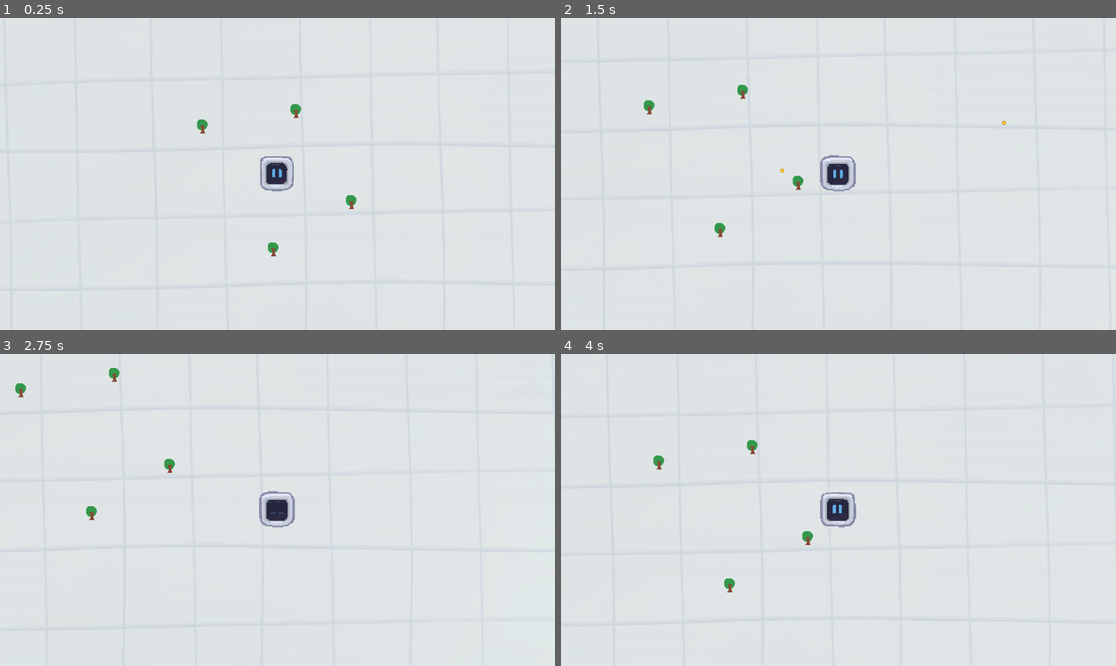
Above: before the commit, frames 1-4 (two rows, left to right).
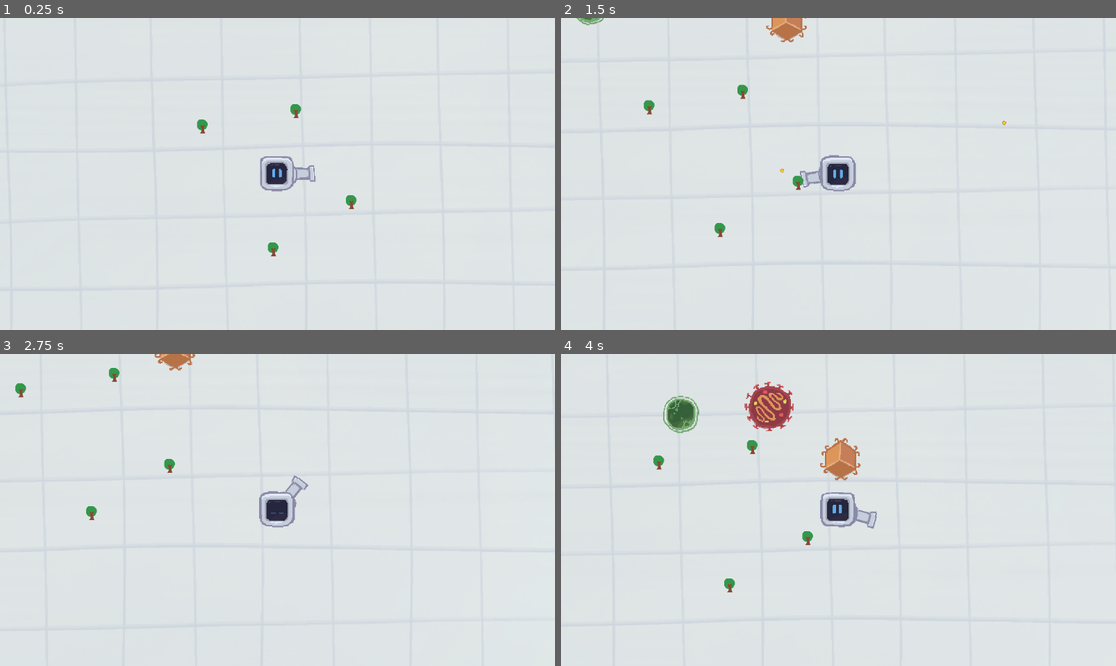
Above: after the commit, the same moments.

Repository: kaminaryu/um-gamejam
Game: Godot game, scene res://src/scenes/main.tscn
Same seed, same stepped clock (60 frames per second), same inputs: the game is played once before the commit and once after it.
Inputs (mouse positions are in pixels of both pictures, inside the frame that each line leads up to):
- Up to frame 1 (0.25 s): no input
- Up to frame 2 (1.5 s): tap Enter at 0.5 s; move the mouse to (960, 158) at 0.52 s; hold D (move_right) 0.53-1.28 s; tap Shift (dash) at 0.6 s; click (960, 158) at 0.67 s; move the mouse to (727, 189) at 1.27 s; hold S (move_down) from 1.28 s (still down); click (727, 189) at 1.35 s
- Up to frame 3 (2.75 s): move the mouse to (333, 441) at 2.02 s; release S (move_down) at 2.03 s; hold D (move_right) from 2.03 s (still down); tap Enter at 2.1 s
- Up to frame 4 (4 s): move the mouse to (810, 572) at 2.77 s; release D (move_right) at 2.78 s; hold W (move_up) 2.78-3.53 s; tap F at 2.85 s; click (810, 572) at 2.92 s; move the mouse to (1005, 556) at 3.52 s; hold A (move_left) from 3.53 s (still down); tap Shift (dash) at 3.6 s

The runs differ from the first frame. In frame 1, 0.1% of the frame differs, in the area x 52-57%, y 47-54%; in frame 2, 0.6%; in frame 3, 0.4%; in frame 4, 2.3%, in the area x 18-57%, y 8-57%.

Commit message:
resovled whatever the fuck issues there were

Diff:
--- a/project.godot
+++ b/project.godot
@@ -11,7 +11,7 @@
 [application]
 
 config/name="um-gamejam"
-run/main_scene="uid://d1p7sbpohe7tw"
+run/main_scene="uid://ciklhrf8s1q5f"
 config/features=PackedStringArray("4.4", "GL Compatibility")
 config/icon="res://icon.svg"
 
@@ -27,6 +27,7 @@
 
 Bullet=""
 Enemy=""
+Player=""
 
 [input]
 
--- a/src/scenes/main.tscn
+++ b/src/scenes/main.tscn
@@ -1,20 +1,21 @@
-[gd_scene load_steps=7 format=3 uid="uid://d1p7sbpohe7tw"]
+[gd_scene load_steps=7 format=3 uid="uid://ciklhrf8s1q5f"]
 
 [ext_resource type="Texture2D" uid="uid://cy7aus3c4hx1y" path="res://assets/background.png" id="1_32aa5"]
 [ext_resource type="PackedScene" uid="uid://c8qw7ykpxrqo0" path="res://src/player/player.tscn" id="1_kkvs4"]
 [ext_resource type="PackedScene" uid="uid://b1bggfak8myqx" path="res://src/objects/tree.tscn" id="2_rr2wm"]
-[ext_resource type="PackedScene" uid="uid://cfatt12r5u3nw" path="res://src/enemy/red_enemy.tscn" id="3_dbro3"]
+[ext_resource type="PackedScene" uid="uid://d08d5fanp4ydu" path="res://src/enemy/red_enemy.tscn" id="3_dbro3"]
 [ext_resource type="PackedScene" uid="uid://b0j7mqwfukueb" path="res://src/enemy/green_enemy.tscn" id="4_2lg1k"]
-[ext_resource type="PackedScene" uid="uid://d1gmrpxlp1mlr" path="res://src/enemy/yellow_enemy.tscn" id="5_5lsyw"]
+[ext_resource type="PackedScene" uid="uid://ck8s2hlj8i1vh" path="res://src/enemy/yellow_enemy.tscn" id="5_5lsyw"]
 
 [node name="Main" type="Node2D"]
 
 [node name="Sprite2D" type="Sprite2D" parent="."]
+z_index = -5
 texture_filter = 1
 scale = Vector2(1.5, 1.5)
 texture = ExtResource("1_32aa5")
 
-[node name="Player" parent="." instance=ExtResource("1_kkvs4")]
+[node name="Player" parent="." groups=["Player"] instance=ExtResource("1_kkvs4")]
 
 [node name="RedEnemy" parent="." instance=ExtResource("3_dbro3")]
 position = Vector2(-100, -474)
Not shown: 1 places in assets/Placeholder/main.tscn that only renumber resources
Not shown: 1 places in src/mechanism/mechanism_handler.tscn that only renumber resources
